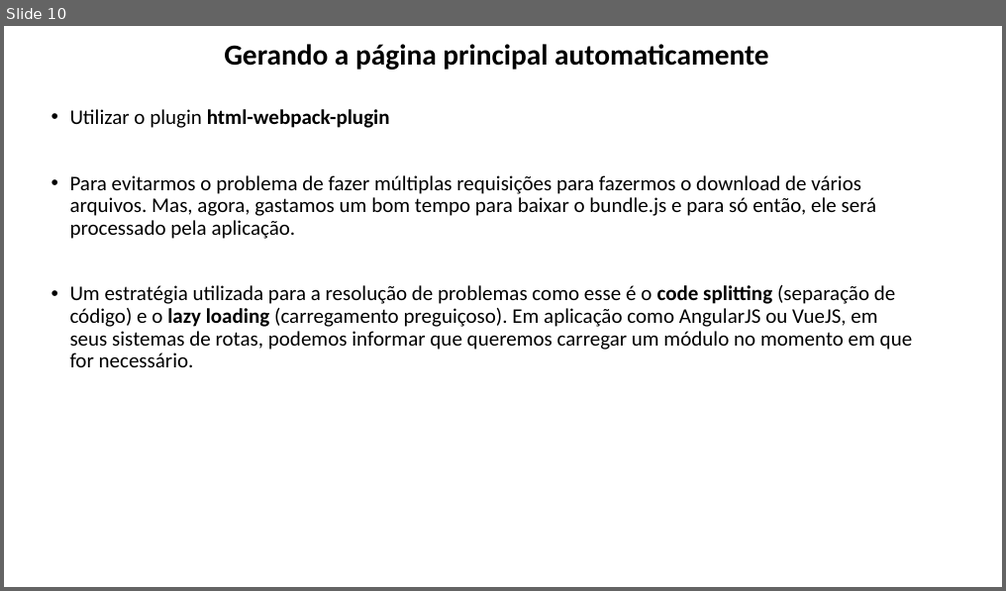
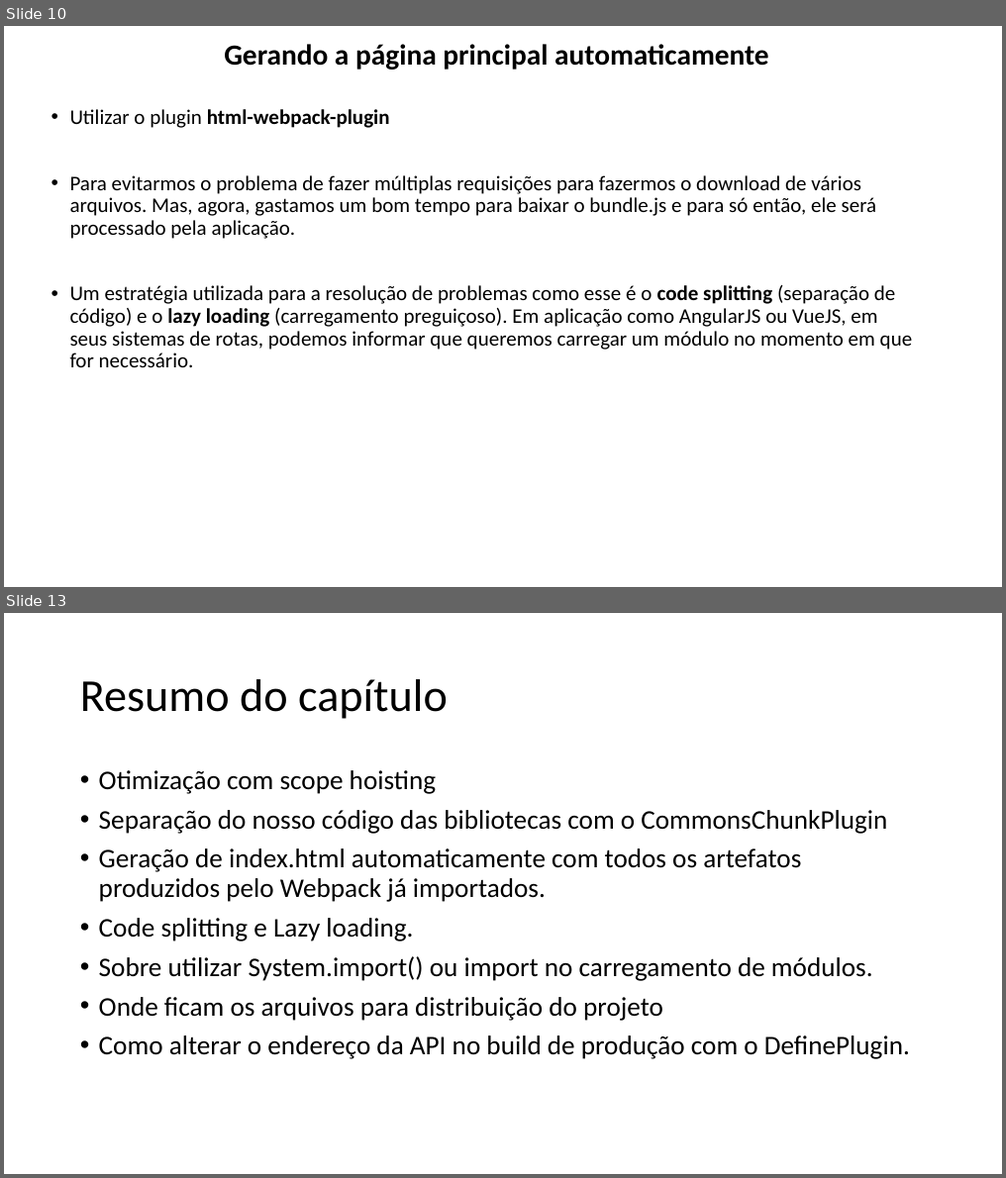
Before and after one commit to lacsousa/webpack, a slide deck: docs/Webpack-resumo.pptx. Shown one above the other, each under a label of ours: slide 10 before the commit, slides 10 and 13 after it; the slides between them are not shown. The pictures are 1006x591 and 1006x1178 pixels, drawn with LibreOffice and Linux fonts; fonts in the diff are those of the drawing. Boxes give left, top, right and bottom in pixels: in the first picture for what was removed or moved away, otherwise in the second. Text is boxed around its words. In the diff, an @@ line names an element or a change of style, - is before the commit and + after.

Commit message:
Projeto finalizado e funcionando perfeitamente

```diff
--- a/docs/Webpack-resumo.pptx
+++ b/docs/Webpack-resumo.pptx
@@ slide 13 added at [4,613,1002,1174], background #FFFFFF @@
@@ title added at [80,679,448,719], 44 pt, text #000000 @@
+Resumo do capítulo
@@ text added at [99,770,910,1059], 25.9 pt, text #000000 @@
+• Otimização com scope hoisting
+• Separação do nosso código das bibliotecas com o CommonsChunkPlugin
+• Geração de index.html automaticamente com todos os artefatos produzidos pelo Webpack já importados.
+• Code splitting e Lazy loading.
+• Sobre utilizar System.import() ou import no carregamento de módulos.
+• Onde ficam os arquivos para distribuição do projeto
+• Como alterar o endereço da API no build de produção com o DefinePlugin.
```
Also in this commit, not shown: 2 other slides added, 1 slide removed, 11 other files.
